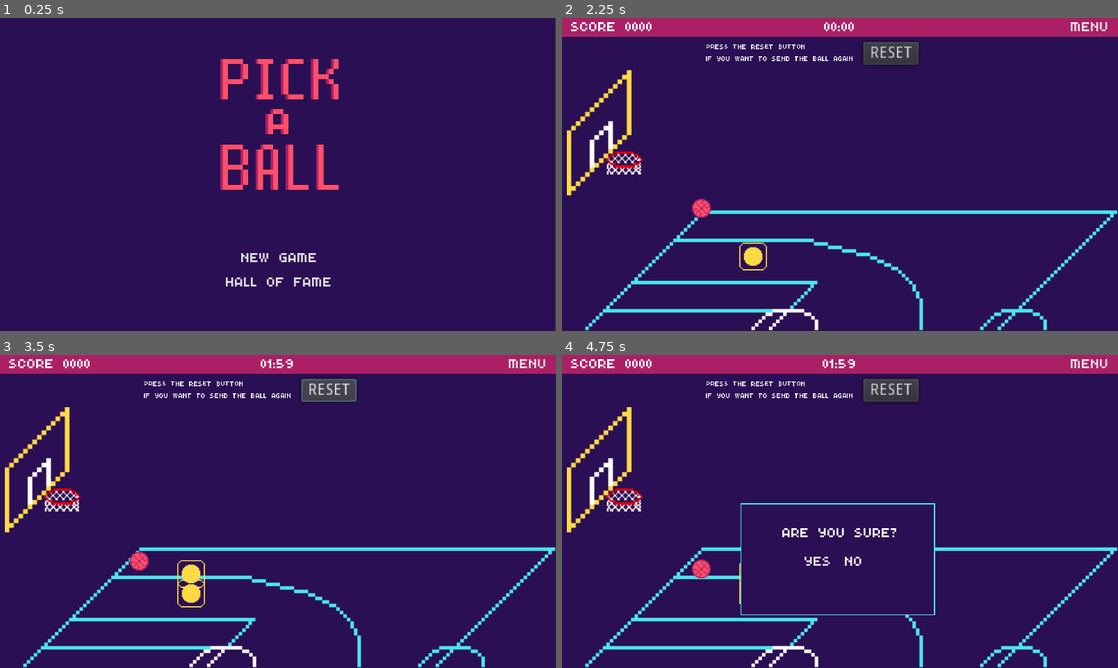
Above: before the commit, frames 1-4 (two rows, left to right).
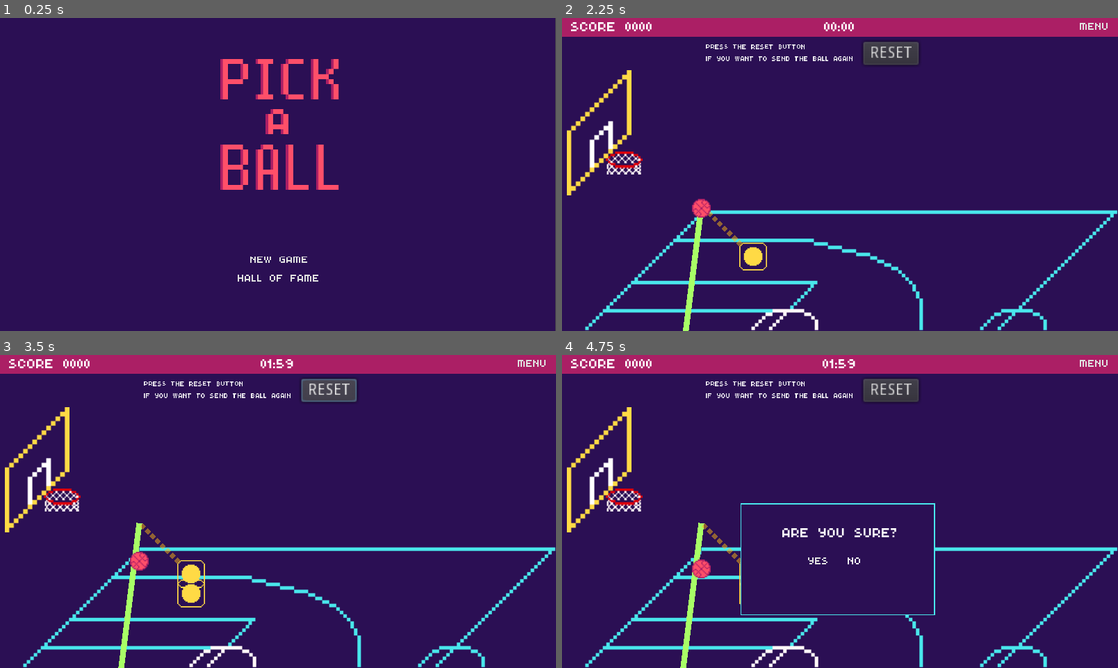
Above: after the commit, the same moments.

Repository: kerodekroma/pickaball-godot
Game: Godot game, scene res://scenes/welcome.tscn
Two runs of this game, one before a commit and one after it. Both use one fixed random seed, a clock stepped at 60 frames per second and the inputs below.
Inputs:
- Up to frame 1 (0.25 s): no input
- Up to frame 2 (2.25 s): click "HALL OF FAME" at 0.5 s; click "GO BACK" at 1.25 s; click "NEW GAME" at 2 s
- Up to frame 3 (3.5 s): click "RESET" at 2.75 s
- Up to frame 4 (4.75 s): click "MENU" at 3.5 s; click "PLAY AGAIN" at 4.25 s

The runs differ from the first frame. In frame 1, 0.5% of the frame differs, in the area x 40-60%, y 75-86%; in frame 2, 0.6%; in frame 3, 0.7%; in frame 4, 0.8%, in the area x 21-99%, y 1-100%.

Commit message:
wip: ball projection

Diff:
--- a/assets/fonts/architect-s-daughter/ArchitectsDaughter32.tres
+++ /dev/null
@@ -1,8 +0,0 @@
-[gd_resource type="DynamicFont" load_steps=2 format=2]
-
-[ext_resource path="res://fonts/architect-s-daughter/ArchitectsDaughter.ttf" type="DynamicFontData" id=1]
-
-[resource]
-
-size = 32
-font_data = ExtResource( 1 )
--- a/assets/fonts/cmu-typewriter/Typewriter.tres
+++ /dev/null
@@ -1,8 +0,0 @@
-[gd_resource type="DynamicFont" load_steps=2 format=2]
-
-[ext_resource path="res://fonts/cmu-typewriter/Typewriter/cmuntt.ttf" type="DynamicFontData" id=1]
-
-[resource]
-
-size = 32
-font_data = ExtResource( 1 )
--- a/assets/fonts/connection_ii/ConnectionII.tres
+++ /dev/null
@@ -1,8 +0,0 @@
-[gd_resource type="DynamicFont" load_steps=2 format=2]
-
-[ext_resource path="res://fonts/connection_ii/ConnectionII.otf" type="DynamicFontData" id=1]
-
-[resource]
-
-size = 30
-font_data = ExtResource( 1 )
--- a/assets/fonts/droid-sans/DroidSans.tres
+++ /dev/null
@@ -1,8 +0,0 @@
-[gd_resource type="DynamicFont" load_steps=2 format=2]
-
-[ext_resource path="res://fonts/droid-sans/DroidSans.ttf" type="DynamicFontData" id=1]
-
-[resource]
-
-size = 32
-font_data = ExtResource( 1 )
--- a/assets/fonts/kirifont/Kirifont.tres
+++ /dev/null
@@ -1,10 +0,0 @@
-[gd_resource type="DynamicFont" load_steps=2 format=2]
-
-[ext_resource path="res://fonts/kirifont/KiriFont.otf" type="DynamicFontData" id=1]
-
-[resource]
-
-size = 32
-extra_spacing_top = -5
-extra_spacing_bottom = -20
-font_data = ExtResource( 1 )
--- a/assets/fonts/linux-libertine/LinuxLibertine.tres
+++ /dev/null
@@ -1,5 +0,0 @@
-[gd_resource type="DynamicFontData" format=2]
-
-[resource]
-
-font_path = "res://fonts/linux-libertine/LinLibertine_5.3.0_2012_07_02/LinLibertineOTF_5.3.0_2012_07_02/LinLibertine_R.otf"
--- a/assets/fonts/montreal/Montreal.tres
+++ /dev/null
@@ -1,8 +0,0 @@
-[gd_resource type="DynamicFont" load_steps=2 format=2]
-
-[ext_resource path="res://fonts/montreal/Montreal-Regular.ttf" type="DynamicFontData" id=1]
-
-[resource]
-
-size = 32
-font_data = ExtResource( 1 )
--- a/assets/fonts/source-code-pro/SourceCodePro.tres
+++ /dev/null
@@ -1,8 +0,0 @@
-[gd_resource type="DynamicFont" load_steps=2 format=2]
-
-[ext_resource path="res://fonts/source-code-pro/source-code-pro-2.010R-ro-1.030R-it/TTF/SourceCodePro-Regular.ttf" type="DynamicFontData" id=1]
-
-[resource]
-
-size = 32
-font_data = ExtResource( 1 )
--- a/assets/fonts/xolonium/Xolonium.tres
+++ /dev/null
@@ -1,8 +0,0 @@
-[gd_resource type="DynamicFont" load_steps=2 format=2]
-
-[ext_resource path="res://fonts/xolonium/xolonium-fonts-4.1/ttf/Xolonium-Regular.ttf" type="DynamicFontData" id=1]
-
-[resource]
-
-size = 32
-font_data = ExtResource( 1 )
--- a/entities/Control/Control.gd
+++ b/entities/Control/Control.gd
@@ -11,6 +11,7 @@
 const MAX_DISTANCE = 150
 
 signal control_released(position)
+signal control_is_dragging(position)
 
 # Called when the node enters the scene tree for the first time.
 func _ready():
@@ -45,3 +46,4 @@
 			var force = Vector2(delta_drag_x, delta_drag_y)
 			#using clamped limits a vector longitude
 			$Sprite.set_position(force.clamped(MAX_DISTANCE))
+			emit_signal("control_is_dragging", $Sprite.position)
--- a/entities/Ground/Ground.tscn
+++ b/entities/Ground/Ground.tscn
@@ -36,7 +36,7 @@
 }
 
 [node name="Top" type="CollisionShape2D" parent="StaticBodyTop"]
-position = Vector2( 152.762, -72.4472 )
+position = Vector2( 147.124, -32.7927 )
 shape = SubResource( 1 )
 
 [node name="StaticBodyBottom" type="StaticBody2D" parent="."]
--- a/entities/HUD/HUD.tscn
+++ b/entities/HUD/HUD.tscn
@@ -52,9 +52,8 @@
 
 [node name="timeout" type="Label" parent="HBoxContainer"]
 margin_left = 310.0
-margin_top = 3.0
 margin_right = 617.0
-margin_bottom = 43.0
+margin_bottom = 40.0
 size_flags_horizontal = 3
 theme = ExtResource( 2 )
 text = "00:00"
@@ -66,7 +65,7 @@
 [node name="btnMenu" type="Button" parent="HBoxContainer"]
 margin_left = 621.0
 margin_right = 928.0
-margin_bottom = 46.0
+margin_bottom = 40.0
 size_flags_horizontal = 7
 size_flags_vertical = 5
 theme = ExtResource( 2 )
--- a/scenes/Main.tscn
+++ b/scenes/Main.tscn
@@ -7,6 +7,7 @@
 [ext_resource path="res://entities/Basket/Basket.tscn" type="PackedScene" id=5]
 [ext_resource path="res://scenes/Score.tscn" type="PackedScene" id=6]
 [ext_resource path="res://scripts/Main.gd" type="Script" id=7]
+[ext_resource path="res://assets/rubber-texture.png" type="Texture" id=8]
 
 [node name="Main" type="Node2D"]
 script = ExtResource( 7 )
@@ -55,6 +56,17 @@
 position = Vector2( 325, 208 )
 z_index = 100
 
+[node name="BallProjection" type="Line2D" parent="."]
+default_color = Color( 0.658824, 1, 0.4, 1 )
+
+[node name="RubberControl" type="Line2D" parent="."]
+width = 12.0
+default_color = Color( 1, 0.854902, 0.270588, 0.482353 )
+texture = ExtResource( 8 )
+texture_mode = 1
+joint_mode = 2
+round_precision = 1
+
 [connection signal="on_btn_menu_pressed" from="HUD" to="." method="_on_HUD_on_btn_menu_pressed"]
 [connection signal="on_match_finishes" from="HUD" to="." method="_on_HUD_on_match_finishes"]
 [connection signal="pressed" from="Button" to="." method="_on_Button_pressed"]
--- a/scenes/Pause.tscn
+++ b/scenes/Pause.tscn
@@ -28,10 +28,10 @@
 }
 
 [node name="FirstMenu" type="VBoxContainer" parent="."]
-margin_left = 95.0
-margin_top = 25.0
-margin_right = 242.0
-margin_bottom = 109.0
+margin_left = 96.0
+margin_top = 45.0
+margin_right = 243.0
+margin_bottom = 143.0
 theme = ExtResource( 2 )
 __meta__ = {
 "_edit_use_anchors_": false
@@ -39,19 +39,19 @@
 
 [node name="btnResume" type="Button" parent="FirstMenu"]
 margin_right = 147.0
-margin_bottom = 40.0
+margin_bottom = 30.0
 text = "RESUME"
 
 [node name="btnReset" type="Button" parent="FirstMenu"]
-margin_top = 44.0
+margin_top = 34.0
 margin_right = 147.0
-margin_bottom = 84.0
+margin_bottom = 64.0
 text = "PLAY AGAIN"
 
 [node name="btnMainMenu" type="Button" parent="FirstMenu"]
-margin_top = 88.0
+margin_top = 68.0
 margin_right = 147.0
-margin_bottom = 128.0
+margin_bottom = 98.0
 text = "MAIN MENU"
 
 [node name="DoubleCheck" type="Node2D" parent="."]
--- a/scenes/Score.tscn
+++ b/scenes/Score.tscn
@@ -88,19 +88,21 @@
 grow_horizontal = 0
 grow_vertical = 0
 custom_constants/separation = 20
+alignment = 1
 __meta__ = {
 "_edit_use_anchors_": false
 }
 
 [node name="btnPlayAgain" type="Button" parent="HBoxContainer"]
-margin_right = 147.0
+margin_left = 35.0
+margin_right = 146.0
 margin_bottom = 40.0
 theme = ExtResource( 2 )
 text = "PLAY AGAIN"
 
 [node name="btnMainMenu" type="Button" parent="HBoxContainer"]
-margin_left = 167.0
-margin_right = 307.0
+margin_left = 166.0
+margin_right = 271.0
 margin_bottom = 40.0
 theme = ExtResource( 2 )
 text = "MAIN MENU"
--- a/scenes/welcome.tscn
+++ b/scenes/welcome.tscn
@@ -38,6 +38,7 @@
 }
 
 [node name="btnNewGame" type="Button" parent="VBoxContainer"]
+margin_top = 10.0
 margin_right = 189.0
 margin_bottom = 40.0
 theme = ExtResource( 2 )
@@ -47,7 +48,7 @@
 [node name="btnHallOfFame" type="Button" parent="VBoxContainer"]
 margin_top = 44.0
 margin_right = 189.0
-margin_bottom = 84.0
+margin_bottom = 74.0
 theme = ExtResource( 2 )
 text = "HALL OF FAME"
 flat = true
--- a/scripts/Globals.gd
+++ b/scripts/Globals.gd
@@ -69,8 +69,7 @@
 	var rand_x = build_rand_x_by_level(current_level)
 	var rand_y = rand_range(min_y_range, max_y_range)
 	# var ball_position = Vector2(720, 320)
-	var ball_position = Vector2(rand_x, rand_y)
-	return ball_position
+	return Vector2(rand_x, rand_y)
 
 func generate_control_position(ball_position: Vector2) -> Vector2:
 	# default values
@@ -78,8 +77,7 @@
 	var distance = 40
 	var dis_x = distance + cos(30) + ball_position.x
 	var dis_y = distance + sin(30) + ball_position.y
-	var control_position = Vector2(dis_x, dis_y)
-	return control_position
+	return Vector2(dis_x, dis_y)
 
 func go_to_main_menu():
 # warning-ignore:return_value_discarded
--- a/scripts/HallOfFame.gd
+++ b/scripts/HallOfFame.gd
@@ -22,7 +22,8 @@
 		$VBoxContainer.move_child(label_instance, 0)
 
 func _on_Button_pressed():
-	get_tree().change_scene("res://scenes/welcome.tscn")
+	if get_tree().change_scene("res://scenes/welcome.tscn") != OK:
+		print ("An unexpected error occured when trying to switch to the welcome scene")
 
 func _on_Button2_pressed():
 	Globals.clear_record()
--- a/scripts/Main.gd
+++ b/scripts/Main.gd
@@ -15,6 +15,11 @@
 	connect_with_basket_node()
 	create_ball()
 	create_control()
+	#setting rubber control
+	$RubberControl.add_point(ball_instance.position, 0.2)
+	$RubberControl.add_point(control_instance.position + Vector2(30, 30), 0.2)
+	# setting the projection
+	create_ball_projection()
 
 func _input(event):
 	if event.is_action_pressed("ui_pause"):
@@ -45,20 +50,28 @@
 func create_ball():
 	if ball_instance != null:
 		remove_child(ball_instance)
+
 	ball_instance = ball.instance()
 	ball_instance.position = Globals.generate_ball_position()
+
 	var has_error = ball_instance.connect("ball_touched_ring", self, "_on_ball_touched_ring")
 	if has_error != 0:
 		print("ERROR connecting with the ball_instance", has_error)
+
 	add_child(ball_instance)
 
 func create_control():
 	control_instance = control.instance()
 	# initial position in the 2d preview: 768, 310
 	control_instance.position = Globals.generate_control_position(ball_instance.position)
+
+	if control_instance.connect("control_is_dragging", self, "_on_control_is_dragging") != 0:
+		print("ERROR connecting with the control_is_dragging event")
+
 	var has_error = control_instance.connect("control_released", self, "_on_control_released")
 	if has_error != 0:
 		print("ERROR connecting with the control", has_error)
+
 	add_child(control_instance)
 
 func create_reload_timer(value):
@@ -78,11 +91,17 @@
 	timer_reload_ball_and_control_instance.start()
 	print("START TIMER", value)
 
+func _on_control_is_dragging(position):
+	#updating rubber control
+	$RubberControl.points[0] = control_instance.position + position
+
 func _on_control_released(direction):
 	ball_instance.apply_torque_impulse(10000)
 	ball_instance.apply_impulse(Vector2.ZERO, direction * -50)
 	remove_child(control_instance)
 	create_reload_timer(time_to_reload_when_it_fails)
+	# rubber clean
+	$RubberControl.clear_points()
 
 func _on_ball_touched_ring():
 	print("more time please!")
@@ -106,6 +125,25 @@
 	connect_with_basket_node()
 	timer_reload_ball_and_control_instance.stop()
 	time_to_reload_when_it_fails = Globals.time_to_reload_when_it_fails
+
+	#rubber again
+	$RubberControl.clear_points()
+	$RubberControl.add_point(ball_instance.position, 0.2)
+	$RubberControl.add_point(control_instance.position + Vector2(30, 30), 0.2)
+	create_ball_projection()
+
+#Refs
+# https://github.com/kerodekroma/pickaball/blob/ba90ca2a53f69ea25c215cb0d91fb6e519b8b976/src/objects/arrow.object.ts#L150
+# https://github.com/MrEliptik/godot_experiments/blob/master/2D/destructible_terrain/scenes/game.gd
+func create_ball_projection():
+	var delta = Engine.get_frames_per_second()
+	$BallProjection.clear_points()
+	var ball_pos = ball_instance.position
+	var vel = Vector2(-20, -20)
+	for i in 10:
+		$BallProjection.add_point(ball_pos)
+		vel.y += 3 * delta
+		ball_pos += vel * delta
 
 func _on_HUD_on_btn_menu_pressed():
 	# useful info: https://docs.godotengine.org/en/3.4/tutorials/scripting/pausing_games.html#pause
--- a/scripts/welcome.gd
+++ b/scripts/welcome.gd
@@ -1,7 +1,11 @@
 extends Node
 
 func start_game():
-	get_tree().change_scene("res://scenes/Main.tscn")
+	var result = get_tree().change_scene("res://scenes/Main.tscn")
+	if result != OK:
+		print ("An unexpected error occured when trying to switch to Main.tscn")
 
 func _on_btnHallOfFame_pressed():
-	get_tree().change_scene("res://scenes/HallOfFame.tscn")
+	var result = get_tree().change_scene("res://scenes/HallOfFame.tscn")
+	if result != OK:
+		print ("An unexpected error occured when trying to switch to HallOfFame.tscn")
--- a/themes/pickaball.tres
+++ b/themes/pickaball.tres
@@ -1,6 +1,10 @@
-[gd_resource type="Theme" load_steps=6 format=2]
+[gd_resource type="Theme" load_steps=8 format=2]
 
 [ext_resource path="res://assets/fonts/poco/Poco.ttf" type="DynamicFontData" id=1]
+
+[sub_resource type="DynamicFont" id=7]
+size = 24
+font_data = ExtResource( 1 )
 
 [sub_resource type="StyleBoxFlat" id=6]
 draw_center = false
@@ -10,13 +14,18 @@
 
 [sub_resource type="StyleBoxTexture" id=4]
 
+[sub_resource type="DynamicFont" id=8]
+size = 32
+font_data = ExtResource( 1 )
+
 [sub_resource type="DynamicFont" id=1]
 size = 32
 font_data = ExtResource( 1 )
 
 [resource]
 default_font = SubResource( 1 )
+Button/fonts/font = SubResource( 7 )
 Button/styles/hover = SubResource( 6 )
 Button/styles/normal = SubResource( 5 )
 Button/styles/pressed = SubResource( 4 )
-Label/fonts/font = null
+Label/fonts/font = SubResource( 8 )
Not shown, removed: assets/fonts/architect-s-daughter/Architects Daughter SIL OFL Font License.txt
Binary file removed: assets/fonts/architect-s-daughter/ArchitectsDaughter.ttf
Not shown, removed: assets/fonts/cmu-typewriter/Typewriter/OFL-FAQ.txt
Not shown, removed: assets/fonts/cmu-typewriter/Typewriter/OFL.txt
Not shown, removed: assets/fonts/cmu-typewriter/Typewriter/README.txt
Binary file removed: assets/fonts/cmu-typewriter/Typewriter/cmunit.ttf
Binary file removed: assets/fonts/cmu-typewriter/Typewriter/cmuntb.ttf
Binary file removed: assets/fonts/cmu-typewriter/Typewriter/cmuntt.ttf
Binary file removed: assets/fonts/cmu-typewriter/Typewriter/cmuntx.ttf
Binary file removed: assets/fonts/connection/Connection.otf
Binary file removed: assets/fonts/connection/ConnectionBold.otf
Not shown, removed: assets/fonts/connection/SIL Open Font License.txt
(and 58 more such lines)
